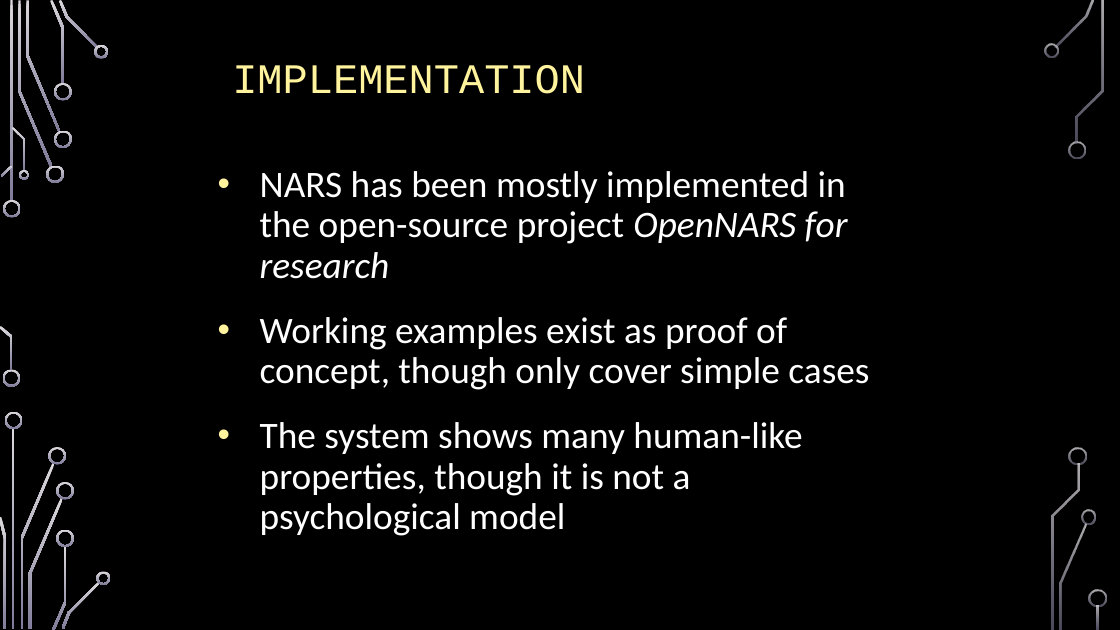
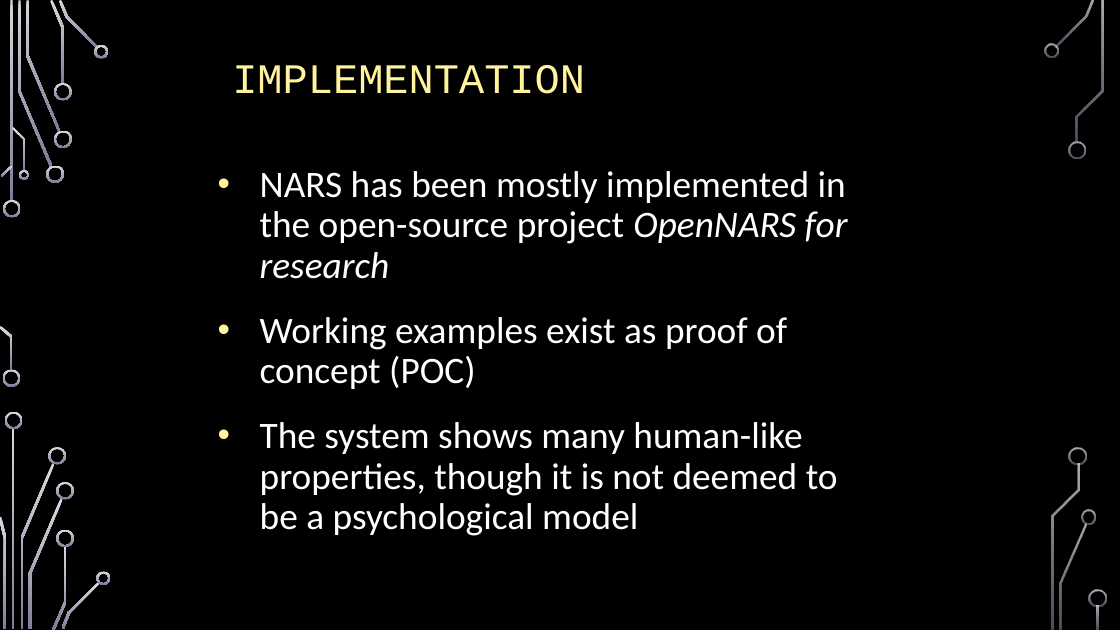
Before and after one commit to opennars/AGI-20-NARS-Tutorial-And-Workshop, a slide deck: slide 31 of NARS2019_files/NARS_Tutorial_AGI-20.pptx. Drawn at 1120x630 pixels with LibreOffice and Linux fonts; fonts in the diff are those of the drawing; background and template pictures are left out. Boxes give left, top, right and bottom in pixels: in the first picture for what was removed or moved away, otherwise in the second. Text is boxed around its words. In the diff, an @@ line names an element or a change of style, - is before the commit and + after.

```diff
--- a/NARS2019_files/NARS_Tutorial_AGI-20.pptx
+++ b/NARS2019_files/NARS_Tutorial_AGI-20.pptx
@@ text at [260, 317, 838, 536]: text changed @@
-• Working examples exist as proof of concept, though only cover simple cases
-• The system shows many human-like properties, though it is not a psychological model
+• Working examples exist as proof of concept (POC)
+• The system shows many human-like properties, though it is not deemed to be a psychological model
```
Also in this commit, not shown: 5 other slides changed, 1 other file.
